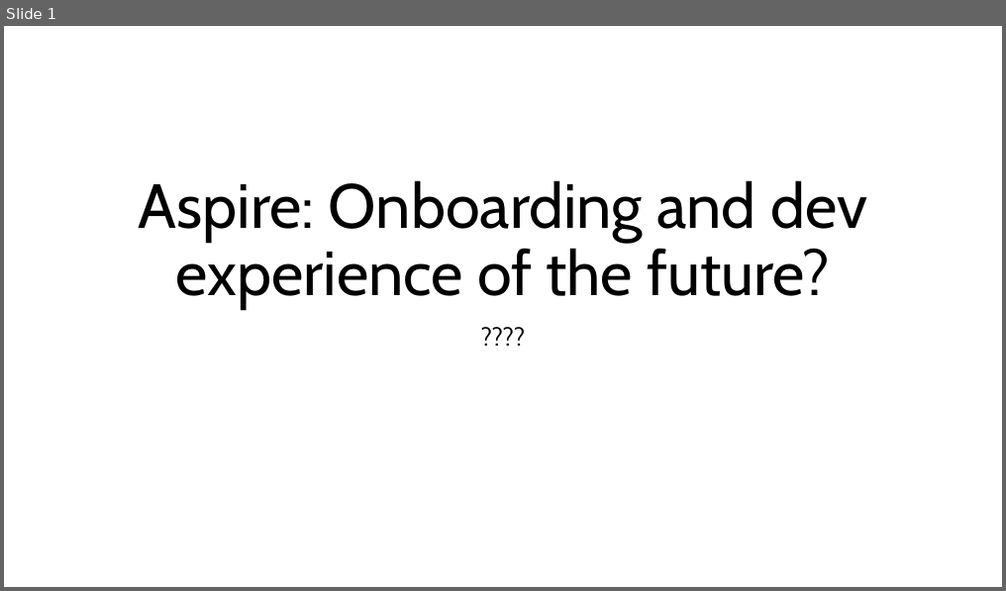
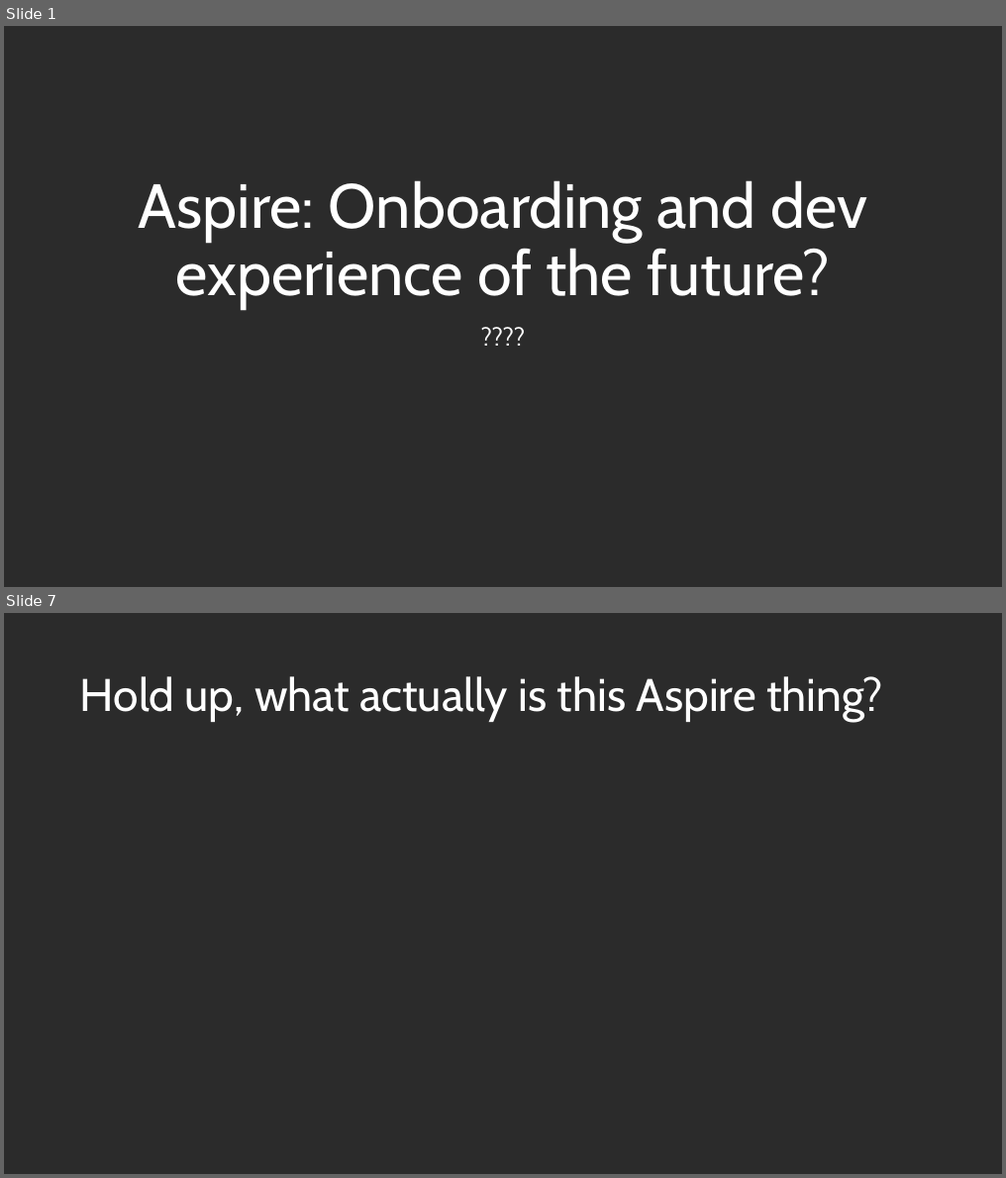
Before and after one commit to KFreon/Aspire-Onboarding-Talk, a slide deck: Aspire.pptx. Shown one above the other, each under a label of ours: slide 1 before the commit, slides 1 and 7 after it; the slides between them are not shown. The pictures are 1006x591 and 1006x1178 pixels, drawn with LibreOffice and Linux fonts; fonts in the diff are those of the drawing; background and template pictures are left out; a plain dark background stands for a picture behind light text. Boxes give left, top, right and bottom in pixels: in the first picture for what was removed or moved away, otherwise in the second. Text is boxed around its words. In the diff, an @@ line names an element or a change of style, - is before the commit and + after.

```diff
--- a/Aspire.pptx
+++ b/Aspire.pptx
@@ slide 7 added at bbox=[4, 613, 1002, 1174], background picture (left out) @@
@@ title added at bbox=[80, 676, 883, 722], 44 pt, text #FFFFFF @@
+Hold up, what actually is this Aspire thing?
@@ slide 1 changed as well @@
@@ background #FFFFFF to picture (left out) @@
@@ title "Aspire: Onboarding and dev experience ..." at bbox=[139, 180, 867, 310]: text colour #000000 to #FFFFFF @@
@@ subtitle "????" at bbox=[129, 321, 877, 457]: text colour #000000 to #FFFFFF @@
```
Also in this commit, not shown: 8 other slides added.
